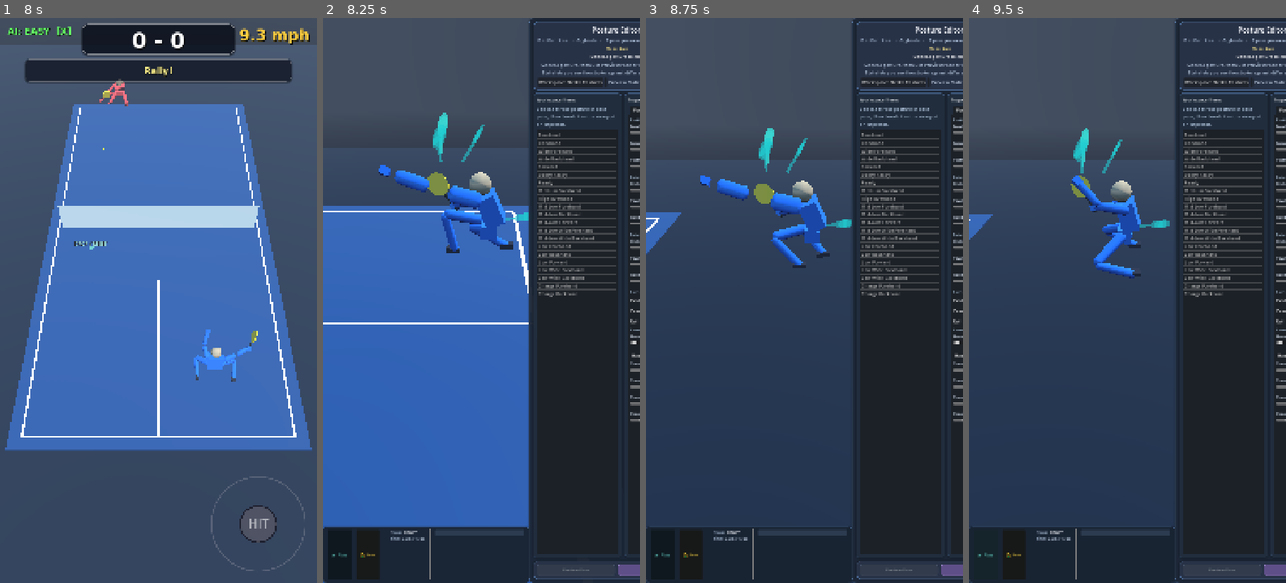
Above: before the commit, frames 1-4 (left to right).
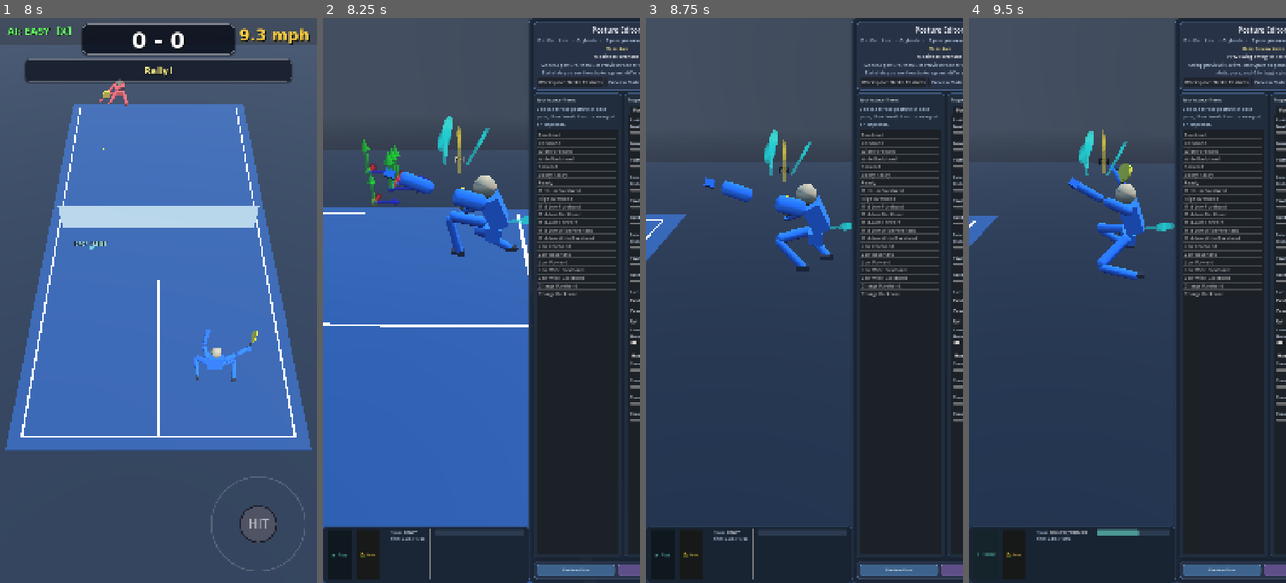
Above: after the commit, the same moments.

Repository: pyroboy/pickleball-godot
Game: Godot game, scene res://scenes/game.tscn
Two runs of this game, one before a commit and one after it. Both use one fixed random seed, a clock stepped at 60 frames per second and the inputs below.
Inputs (mouse positions are in pixels of both pictures, inside the frame that each line leads up to):
- Up to frame 1 (8 s): tap Enter at 0.5 s; move the mouse to (228, 272) at 0.52 s; hold D (move_right) 0.53-1.25 s; hold T 0.53-1.25 s; click (228, 272) at 0.67 s; tap Space (ui_accept) at 0.77, 1.07, 3.77, 4.07, 6.77, 7.07 s; drag from (95, 328) to (142, 413) at 1.27 s; move the mouse to (190, 176) at 2.02 s; hold D (move_right) 2.03-2.75 s; tap 7 at 2.1 s; drag from (142, 413) to (63, 215) at 2.77 s; move the mouse to (253, 385) at 3.52 s; hold A (move_left) 3.53-4.25 s; tap Y at 3.6 s; drag from (63, 215) to (110, 159) at 4.27 s; move the mouse to (174, 300) at 5.02 s; hold S (move_down) 5.03-5.75 s; tap I at 5.1 s; click (174, 300) at 5.17 s; drag from (110, 159) to (95, 328) at 5.77 s; move the mouse to (228, 272) at 6.52 s; hold W (move_up) 6.53-7.25 s; hold O 6.53-7.25 s; drag from (95, 328) to (142, 413) at 7.27 s
- Up to frame 2 (8.25 s): tap Space (ui_accept) at 8 s; move the mouse to (513, 176) at 8.02 s; hold S (move_down) from 8.03 s (still down); hold E from 8.03 s (still down)
- Up to frame 3 (8.75 s): keep holding S (move_down); keep holding E
- Up to frame 4 (9.5 s): release S (move_down) at 8.75 s; release E at 8.75 s; click "▶ Play" at 8.75 s

Frame 1 is identical in both runs. In frame 2, 4.2% of the frame differs, in the area x 0-100%, y 6-99%; in frame 3, 2.7%; in frame 4, 3.3%.

Commit message:
fix: posture editor gizmo interaction and visibility bugs
- _on_gizmo_selected: no longer calls _on_posture_selected (which recreated
  all gizmos mid-interaction causing is_inside_tree() errors). Now directly
  syncs _current_id/_current_def and calls _populate_properties + _update_gizmo_visibility.

- _create_arm_gizmos/_create_leg_gizmos: added is_inside_tree() guards to
  prevent to_global() crashes when gizmos are being recreated mid-interaction.

- _update_gizmo_visibility: show ALL gizmos for current tab when _current_id<0
  (no posture selected yet). When posture IS selected, only show gizmos with
  matching posture_id.

- _notification(VISIBILITY_CHANGED): auto-select first posture when editor
  opens if none selected yet. Prevents _update_active_gizmos from returning
  early due to null _current_def, which was causing zero gizmos to be created.

Diff:
--- a/scripts/posture_editor_ui.gd
+++ b/scripts/posture_editor_ui.gd
@@ -1054,16 +1054,36 @@
 		_: return Color(0.7, 0.7, 0.7)   # Default: gray
 
 func _on_gizmo_selected(gizmo) -> void:
-	# Select corresponding posture in list
-	if gizmo.posture_id >= 0:
-		var defs = _base_pose_library.definitions if _is_base_pose_mode() else _library.definitions
-		for i in range(defs.size()):
-			var def = defs[i]
-			var def_id: int = def.base_pose_id if _is_base_pose_mode() else def.posture_id
-			if def_id == gizmo.posture_id:
-				_posture_list.select(i)
-				_on_posture_selected(i)
-				break
+	# Select corresponding posture in list — don't call _on_posture_selected
+	# since that triggers full gizmo recreation which can cause is_inside_tree() errors.
+	# Just sync _current_id, list selection, and properties panel.
+	if gizmo.posture_id < 0:
+		return
+	var defs = _base_pose_library.definitions if _is_base_pose_mode() else _library.definitions
+	var found_index := -1
+	for i in range(defs.size()):
+		var def = defs[i]
+		var def_id: int = def.base_pose_id if _is_base_pose_mode() else def.posture_id
+		if def_id == gizmo.posture_id:
+			found_index = i
+			break
+	if found_index < 0:
+		return
+
+	# Sync _current_id without rebuilding gizmos
+	if _is_base_pose_mode():
+		_current_base_def = _base_pose_library.definitions[found_index]
+		_current_def = null
+		_current_id = _current_base_def.base_pose_id
+	else:
+		_current_def = _library.definitions[found_index]
+		_current_base_def = null
+		_current_id = _current_def.posture_id
+
+	_posture_list.select(found_index)
+	_populate_properties()
+	_update_gizmo_visibility()  # Refresh visibility for new _current_id
+	_status_label.text = "Selected: %s (ID: %d)" % [_current_display_name(), _current_id]
 
 func _on_gizmo_moved(gizmo, new_position: Vector3) -> void:
 	var body_def = _current_body_resource()
@@ -1238,6 +1258,7 @@
 
 func _create_arm_gizmos() -> void:
 	if not _player or not _player.paddle_node: return
+	if not _player.is_inside_tree() or not _player.paddle_node.is_inside_tree(): return
 
 	var def = _current_body_resource()
 	var forehand_axis: Vector3 = _player._get_forehand_axis()
@@ -1274,6 +1295,7 @@
 
 func _create_leg_gizmos() -> void:
 	if not _player: return
+	if not _player.is_inside_tree(): return
 
 	var def = _current_body_resource()
 	var forehand_axis: Vector3 = _player._get_forehand_axis()
@@ -1374,12 +1396,17 @@
 				if not gizmo.has_method("get_posture_id"): continue
 				var gh: GizmoHandle = gizmo as GizmoHandle
 				# Filter by posture_id AND tab_name (empty tab_name = show on all tabs)
-				var posture_match: bool = (gh.posture_id == _current_id)
+				# When _current_id < 0 (no posture selected yet), show all gizmos for current tab
+				var posture_match: bool = (_current_id < 0) or (gh.posture_id == _current_id)
 				var tab_match: bool = (gh.tab_name == "") or (gh.tab_name == current_tab_name)
 				gizmo.visible = posture_match and tab_match
 
 func _notification(what: int) -> void:
 	if what == NOTIFICATION_VISIBILITY_CHANGED:
+		# Auto-select first posture if none selected yet (gizmos need _current_def to be valid)
+		if visible and _current_def == null and _posture_list.get_item_count() > 0:
+			_on_posture_selected(0)
+
 		# Create gizmos if needed when editor becomes visible
 		if visible and _player and _player.is_inside_tree():
 			if _player.global_position.length() > 0.01:
